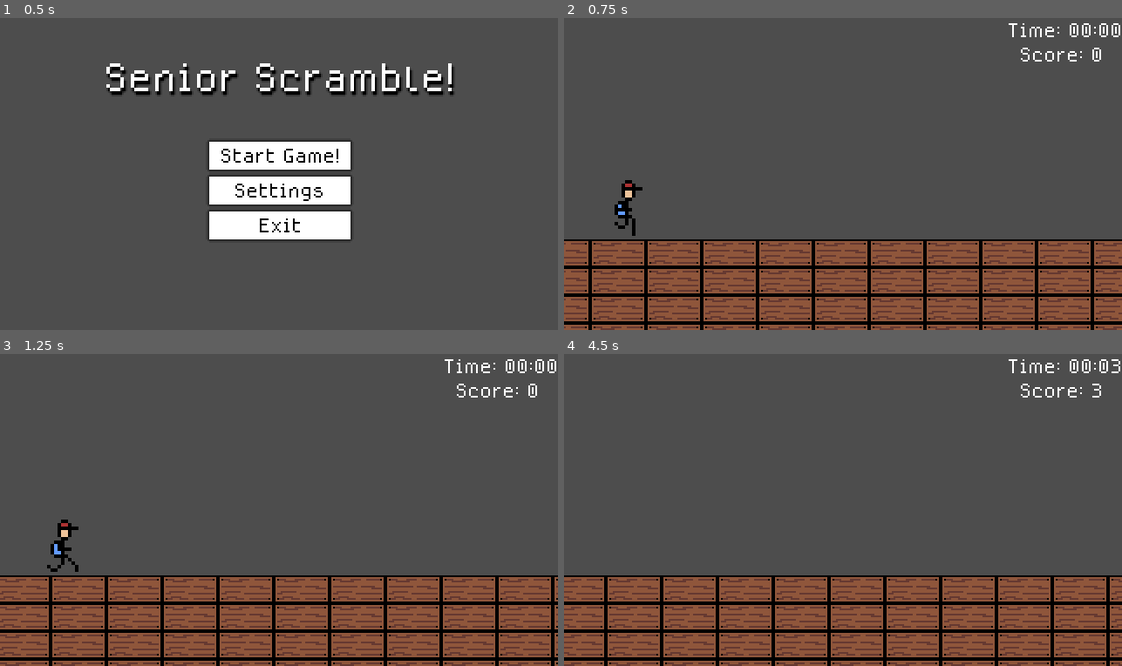
Above: before the commit, frames 1-4 (two rows, left to right).
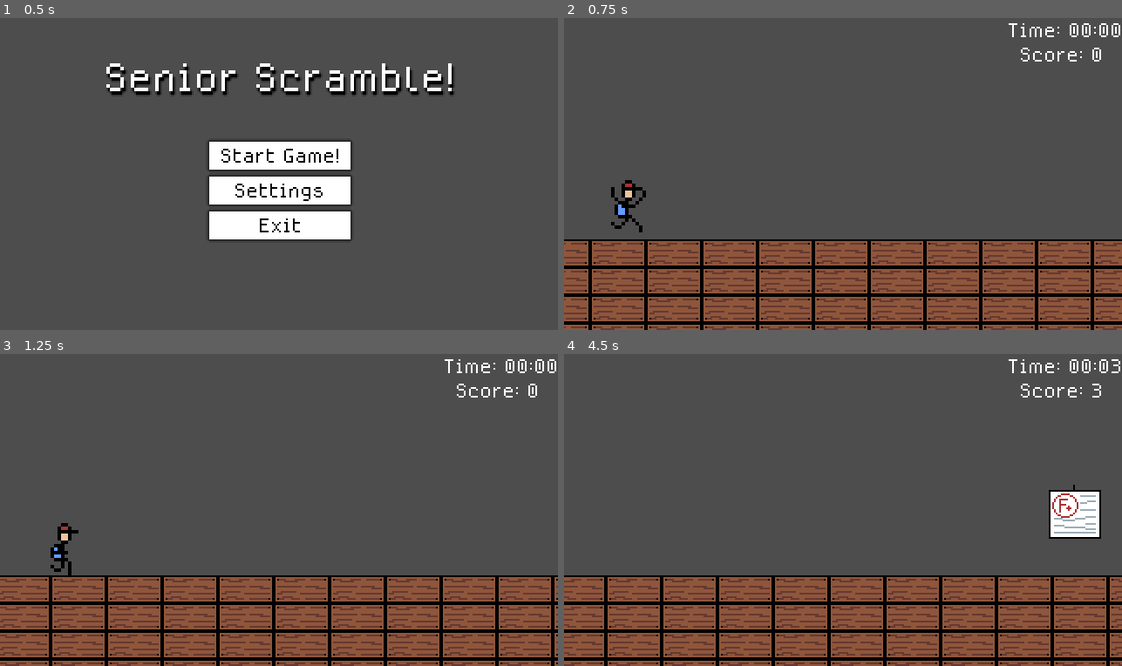
Above: after the commit, the same moments.

Repository: jmate03/Senior-Scramble
Game: Godot game, scene res://scenes/main_menu.tscn
Same seed, same stepped clock (60 frames per second), same inputs: the game is played once before the commit and once after it.
Inputs (mouse positions are in pixels of both pictures, inside the frame that each line leads up to):
- Up to frame 1 (0.5 s): no input
- Up to frame 2 (0.75 s): click "Start Game!" at 0.5 s
- Up to frame 3 (1.25 s): no input
- Up to frame 4 (4.5 s): tap Enter (ui_accept) at 1.25, 1.35, 3.05, 3.6 s; move the mouse to (965, 494) at 1.27 s; hold Right (ui_right) 1.28-2.78 s; click (965, 494) at 1.52 s; right-click (965, 494) at 1.55 s; click (965, 494) at 1.82 s; move the mouse to (731, 525) at 2.02 s; right-click (731, 525) at 2.1 s; click (731, 525) at 2.27 s; click (731, 525) at 2.3 s; click (731, 525) at 2.57 s; move the mouse to (898, 441) at 2.77 s; hold Left (ui_left) 2.78-3.53 s; click (898, 441) at 2.85 s; move the mouse to (815, 572) at 3.52 s; hold Right (ui_right) from 3.53 s (still down); click (815, 572) at 3.77 s; right-click (815, 572) at 3.8 s; click (815, 572) at 4.07 s; move the mouse to (1010, 556) at 4.27 s; right-click (1010, 556) at 4.35 s

Frame 1 is identical in both runs. In frame 2, 0.2% of the frame differs, in the area x 8-15%, y 54-70%; in frame 3, 0.3%; in frame 4, 1.5%, in the area x 86-97%, y 41-60%.

Commit message:
added obstacle spawning

Diff:
--- /dev/null
+++ b/obstacle_spawner.gd
@@ -0,0 +1,45 @@
+extends Node2D
+
+@export var obstacle_scenes: Array[PackedScene] = []
+
+@export var spawn_x_position := 350.0
+@export var ground_y_position := 128.5
+@export var min_spawn_interval := 1.5
+@export var max_spawn_interval := 3.5
+
+var time_until_next_spawn := 0.0
+var time_elapsed := 0.0
+
+func _ready() -> void:
+	randomize()
+	next_spawn()
+
+
+# Called every frame. 'delta' is the elapsed time since the previous frame.
+func _process(delta: float) -> void:
+	time_elapsed += delta
+	time_until_next_spawn -= delta
+
+	if time_until_next_spawn <= 0:
+		spawn_obstacle()
+		next_spawn()
+
+func next_spawn():
+	time_until_next_spawn = randf_range(min_spawn_interval, max_spawn_interval)
+
+func spawn_obstacle():
+	if obstacle_scenes.is_empty():
+		return
+	var rand_scene = obstacle_scenes[randi() % obstacle_scenes.size()]
+	var obstacle = rand_scene.instantiate()
+
+	obstacle.position = Vector2(spawn_x_position, ground_y_position)
+
+	add_child(obstacle)
+
+func stop_spawn():
+	set_process(false)
+
+func start_spawn():
+	set_process(true)
+	next_spawn()
--- a/project.godot
+++ b/project.godot
@@ -22,6 +22,21 @@
 window/stretch/mode="viewport"
 window/stretch/scale_mode="integer"
 
+[input]
+
+jump={
+"deadzone": 0.2,
+"events": [Object(InputEventMouseButton,"resource_local_to_scene":false,"resource_name":"","device":-1,"window_id":0,"alt_pressed":false,"shift_pressed":false,"ctrl_pressed":false,"meta_pressed":false,"button_mask":1,"position":Vector2(204, 18),"global_position":Vector2(216, 78),"factor":1.0,"button_index":1,"canceled":false,"pressed":true,"double_click":false,"script":null)
+, Object(InputEventKey,"resource_local_to_scene":false,"resource_name":"","device":-1,"window_id":0,"alt_pressed":false,"shift_pressed":false,"ctrl_pressed":false,"meta_pressed":false,"pressed":false,"keycode":0,"physical_keycode":4194320,"key_label":0,"unicode":0,"location":0,"echo":false,"script":null)
+]
+}
+duck={
+"deadzone": 0.2,
+"events": [Object(InputEventMouseButton,"resource_local_to_scene":false,"resource_name":"","device":-1,"window_id":0,"alt_pressed":false,"shift_pressed":false,"ctrl_pressed":false,"meta_pressed":false,"button_mask":2,"position":Vector2(292, 26),"global_position":Vector2(304, 86),"factor":1.0,"button_index":2,"canceled":false,"pressed":true,"double_click":false,"script":null)
+, Object(InputEventKey,"resource_local_to_scene":false,"resource_name":"","device":-1,"window_id":0,"alt_pressed":false,"shift_pressed":false,"ctrl_pressed":false,"meta_pressed":false,"pressed":false,"keycode":0,"physical_keycode":4194322,"key_label":0,"unicode":0,"location":0,"echo":false,"script":null)
+]
+}
+
 [rendering]
 
 textures/canvas_textures/default_texture_filter=0
--- a/scenes/game.tscn
+++ b/scenes/game.tscn
@@ -1,9 +1,10 @@
-[gd_scene load_steps=5 format=3 uid="uid://biylg3tiud64f"]
+[gd_scene load_steps=6 format=3 uid="uid://biylg3tiud64f"]
 
 [ext_resource type="PackedScene" uid="uid://d2fuxm38ciwt4" path="res://scenes/player.tscn" id="1_uwrxv"]
 [ext_resource type="Script" uid="uid://bgtqcebwo6tuh" path="res://scripts/game.gd" id="1_yqjtg"]
 [ext_resource type="PackedScene" uid="uid://dw48py8clkbik" path="res://scenes/ui.tscn" id="2_lbhrr"]
 [ext_resource type="PackedScene" uid="uid://8d08jrf8kku2" path="res://scenes/ground.tscn" id="3_lnu2h"]
+[ext_resource type="PackedScene" uid="uid://ctlp3dhm2xje3" path="res://scenes/obstacle_spawner.tscn" id="5_iywne"]
 
 [node name="Game" type="Node"]
 script = ExtResource("1_yqjtg")
@@ -14,3 +15,5 @@
 position = Vector2(37, 116)
 
 [node name="Ground" parent="." instance=ExtResource("3_lnu2h")]
+
+[node name="obstacle_spawner" parent="." instance=ExtResource("5_iywne")]
--- a/scenes/ob_papers.tscn
+++ b/scenes/ob_papers.tscn
@@ -1,6 +1,7 @@
-[gd_scene load_steps=7 format=3 uid="uid://dsn2ivnlhc0x0"]
+[gd_scene load_steps=8 format=3 uid="uid://dsn2ivnlhc0x0"]
 
 [ext_resource type="Texture2D" uid="uid://dslxltcj0sard" path="res://assets/Obstacles/papers.png" id="1_3lvoe"]
+[ext_resource type="Script" uid="uid://bdskdm4gtekfw" path="res://scenes/obstacle_base.gd" id="1_iaa62"]
 
 [sub_resource type="AtlasTexture" id="AtlasTexture_iaa62"]
 atlas = ExtResource("1_3lvoe")
@@ -45,6 +46,8 @@
 size = Vector2(26, 26)
 
 [node name="ob_papers" type="Area2D"]
+script = ExtResource("1_iaa62")
+y_offset = -21.0
 
 [node name="AnimatedSprite2D" type="AnimatedSprite2D" parent="."]
 sprite_frames = SubResource("SpriteFrames_yol58")
--- a/scenes/ob_textbooks.tscn
+++ b/scenes/ob_textbooks.tscn
@@ -1,6 +1,7 @@
-[gd_scene load_steps=6 format=3 uid="uid://cyhhe436fvjub"]
+[gd_scene load_steps=7 format=3 uid="uid://cyhhe436fvjub"]
 
 [ext_resource type="Texture2D" uid="uid://bdgtabhuv5ykd" path="res://assets/Obstacles/textbooks.png" id="1_27ino"]
+[ext_resource type="Script" uid="uid://bdskdm4gtekfw" path="res://scenes/obstacle_base.gd" id="1_bin2b"]
 
 [sub_resource type="AtlasTexture" id="AtlasTexture_drdry"]
 atlas = ExtResource("1_27ino")
@@ -33,6 +34,7 @@
 size = Vector2(26, 24)
 
 [node name="ob_textbooks" type="Area2D"]
+script = ExtResource("1_bin2b")
 
 [node name="AnimatedSprite2D" type="AnimatedSprite2D" parent="."]
 position = Vector2(0, -1)
--- /dev/null
+++ b/scenes/obstacle_base.gd
@@ -0,0 +1,31 @@
+extends Area2D
+@export var speed: float = 100.0
+var damage: int = 1
+@export var y_offset := 0.0
+
+# Called when the node enters the scene tree for the first time.
+func _ready() -> void:
+
+	if has_node("AnimatedSprite2D"):
+		var anim_sprite = $AnimatedSprite2D
+		var variants = anim_sprite.sprite_frames.get_animation_names()
+		if variants.size() > 0:
+			var random_variant = variants[randi() % variants.size()]
+			anim_sprite.play(random_variant)
+			anim_sprite.pause()
+	position.y += y_offset
+	body_entered.connect(_on_body_entered)
+
+
+
+# Called every frame. 'delta' is the elapsed time since the previous frame.
+func _process(delta: float) -> void:
+	position.x -= speed*delta
+
+	if position.x < -100:
+		queue_free()
+
+func _on_body_entered(body):
+	if body.name == "Player":
+		print("Player hit obstacle")
+		body.emit_signal("hit")
--- /dev/null
+++ b/scenes/obstacle_base.tscn
@@ -0,0 +1,10 @@
+[gd_scene load_steps=2 format=3 uid="uid://cke4mf58f1vw4"]
+
+[ext_resource type="Script" uid="uid://bdskdm4gtekfw" path="res://scenes/obstacle_base.gd" id="1_qfvab"]
+
+[node name="obstacle_base" type="Area2D"]
+script = ExtResource("1_qfvab")
+
+[node name="CollisionShape2D" type="CollisionShape2D" parent="."]
+
+[node name="Sprite2D" type="Sprite2D" parent="."]
--- /dev/null
+++ b/scenes/obstacle_spawner.tscn
@@ -0,0 +1,10 @@
+[gd_scene load_steps=4 format=3 uid="uid://ctlp3dhm2xje3"]
+
+[ext_resource type="Script" uid="uid://cagmmr20c8ihk" path="res://obstacle_spawner.gd" id="1_vyba0"]
+[ext_resource type="PackedScene" uid="uid://dsn2ivnlhc0x0" path="res://scenes/ob_papers.tscn" id="2_gmt3g"]
+[ext_resource type="PackedScene" uid="uid://cyhhe436fvjub" path="res://scenes/ob_textbooks.tscn" id="3_0ghqo"]
+
+[node name="obstacle_spawner" type="Node2D"]
+script = ExtResource("1_vyba0")
+obstacle_scenes = Array[PackedScene]([ExtResource("2_gmt3g"), ExtResource("3_0ghqo")])
+ground_y_position = 113.0
--- a/scenes/player.tscn
+++ b/scenes/player.tscn
@@ -1,12 +1,26 @@
-[gd_scene load_steps=15 format=3 uid="uid://d2fuxm38ciwt4"]
+[gd_scene load_steps=21 format=3 uid="uid://d2fuxm38ciwt4"]
 
 [ext_resource type="Script" uid="uid://cj8n0y4qwrc5q" path="res://scripts/player.gd" id="1_lj8jo"]
 [ext_resource type="Texture2D" uid="uid://bch0wlfa4o8d0" path="res://assets/Player/player_idle.png" id="2_g2brh"]
+[ext_resource type="Texture2D" uid="uid://dtmlaly01mo54" path="res://assets/Player/player_duck.png" id="2_qlg0r"]
 [ext_resource type="Texture2D" uid="uid://cxs6qpskwivds" path="res://assets/Player/player_run.png" id="3_dn4c7"]
 [ext_resource type="Texture2D" uid="uid://cgoqwpppartwo" path="res://assets/Player/player_jump.png" id="3_dqkch"]
 
-[sub_resource type="RectangleShape2D" id="RectangleShape2D_nckey"]
-size = Vector2(9, 15)
+[sub_resource type="AtlasTexture" id="AtlasTexture_tuyoq"]
+atlas = ExtResource("2_qlg0r")
+region = Rect2(0, 0, 16, 16)
+
+[sub_resource type="AtlasTexture" id="AtlasTexture_fjrip"]
+atlas = ExtResource("2_qlg0r")
+region = Rect2(16, 0, 16, 16)
+
+[sub_resource type="AtlasTexture" id="AtlasTexture_smehm"]
+atlas = ExtResource("2_qlg0r")
+region = Rect2(32, 0, 16, 16)
+
+[sub_resource type="AtlasTexture" id="AtlasTexture_ur7pv"]
+atlas = ExtResource("2_qlg0r")
+region = Rect2(48, 0, 16, 16)
 
 [sub_resource type="AtlasTexture" id="AtlasTexture_dn4c7"]
 atlas = ExtResource("2_g2brh")
@@ -44,6 +58,23 @@
 animations = [{
 "frames": [{
 "duration": 1.0,
+"texture": SubResource("AtlasTexture_tuyoq")
+}, {
+"duration": 1.0,
+"texture": SubResource("AtlasTexture_fjrip")
+}, {
+"duration": 1.0,
+"texture": SubResource("AtlasTexture_smehm")
+}, {
+"duration": 1.0,
+"texture": SubResource("AtlasTexture_ur7pv")
+}],
+"loop": true,
+"name": &"duck",
+"speed": 8.0
+}, {
+"frames": [{
+"duration": 1.0,
 "texture": SubResource("AtlasTexture_dn4c7")
 }, {
 "duration": 1.0,
@@ -63,7 +94,7 @@
 "duration": 1.0,
 "texture": ExtResource("3_dqkch")
 }],
-"loop": true,
+"loop": false,
 "name": &"jump",
 "speed": 5.0
 }, {
@@ -85,17 +116,28 @@
 "speed": 12.0
 }]
 
+[sub_resource type="RectangleShape2D" id="RectangleShape2D_nckey"]
+size = Vector2(4, 12)
+
+[sub_resource type="RectangleShape2D" id="RectangleShape2D_qlg0r"]
+size = Vector2(4, 8)
+
 [node name="Player" type="CharacterBody2D"]
 scale = Vector2(2, 2)
 script = ExtResource("1_lj8jo")
 
-[node name="CollisionShape2D" type="CollisionShape2D" parent="."]
-position = Vector2(0.5, -8.5)
-shape = SubResource("RectangleShape2D_nckey")
-
 [node name="AnimatedSprite2D" type="AnimatedSprite2D" parent="."]
 position = Vector2(0, -9)
 sprite_frames = SubResource("SpriteFrames_t53lx")
-animation = &"run"
-frame = 3
-frame_progress = 0.48238
+animation = &"duck"
+
+[node name="StandingCollision" type="CollisionShape2D" parent="."]
+position = Vector2(0, -8)
+shape = SubResource("RectangleShape2D_nckey")
+
+[node name="DuckingCollision" type="CollisionShape2D" parent="."]
+position = Vector2(0, -6)
+shape = SubResource("RectangleShape2D_qlg0r")
+
+[node name="DuckTimer" type="Timer" parent="."]
+one_shot = true
--- a/scripts/player.gd
+++ b/scripts/player.gd
@@ -1,18 +1,30 @@
 extends CharacterBody2D
 
 @onready var animated = $AnimatedSprite2D
+@onready var standing_collision = $StandingCollision
+@onready var ducking_collision = $DuckingCollision
+@onready var duck_timer = $DuckTimer
+var is_ducking = false
 const SPEED = 300.0
-const JUMP_VELOCITY = -300.0
+const JUMP_VELOCITY = -360.0
 signal hit
+
+func _ready():
+	standing_collision.disabled = false
+	ducking_collision.disabled = true
+
+	duck_timer.timeout.connect(end_duck)
+	hit.connect(_on_hit)
 
 func _physics_process(delta: float) -> void:
 	# Add the gravity.
 	if not is_on_floor():
 		velocity += get_gravity() * delta
 
-	# Handle jump.
-	if Input.is_action_just_pressed("ui_accept") and is_on_floor():
+		# Handle jump.
+	if Input.is_action_just_pressed("jump") and is_on_floor() and not is_ducking:
 		velocity.y = JUMP_VELOCITY
+		animated.play("jump")
 
 	# Get the input direction and handle the movement/deceleration.
 	# As good practice, you should replace UI actions with custom gameplay actions.
@@ -22,7 +34,37 @@
 	else:
 		velocity.x = move_toward(velocity.x, 0, SPEED)
 
-	if !velocity: #temp
-		animated.play("run")
+	if is_on_floor():
+		if not is_ducking and animated.animation != "run":
+			animated.play("run")
+	else:
+		if animated.animation != "jump":
+				animated.play("jump")
 
 	move_and_slide()
+	if Input.is_action_just_pressed("duck") and is_on_floor() and not is_ducking:
+		start_duck()
+
+func start_duck():
+	if is_ducking:
+		return
+	is_ducking = true
+	animated.play("duck")
+
+	standing_collision.disabled = true
+	ducking_collision.disabled = false
+	duck_timer.start(0.75)
+
+func end_duck():
+	if not is_ducking:
+		return
+
+	is_ducking = false
+
+	standing_collision.disabled = false
+	ducking_collision.disabled = true
+
+	animated.play("run")
+
+func _on_hit():
+	print("Player hit")
Binary file added: assets/Player/player_duck.png
Not shown, added: assets/Player/player_duck.png.import
Not shown, added: obstacle_spawner.gd.uid
Not shown, added: scenes/obstacle_base.gd.uid
